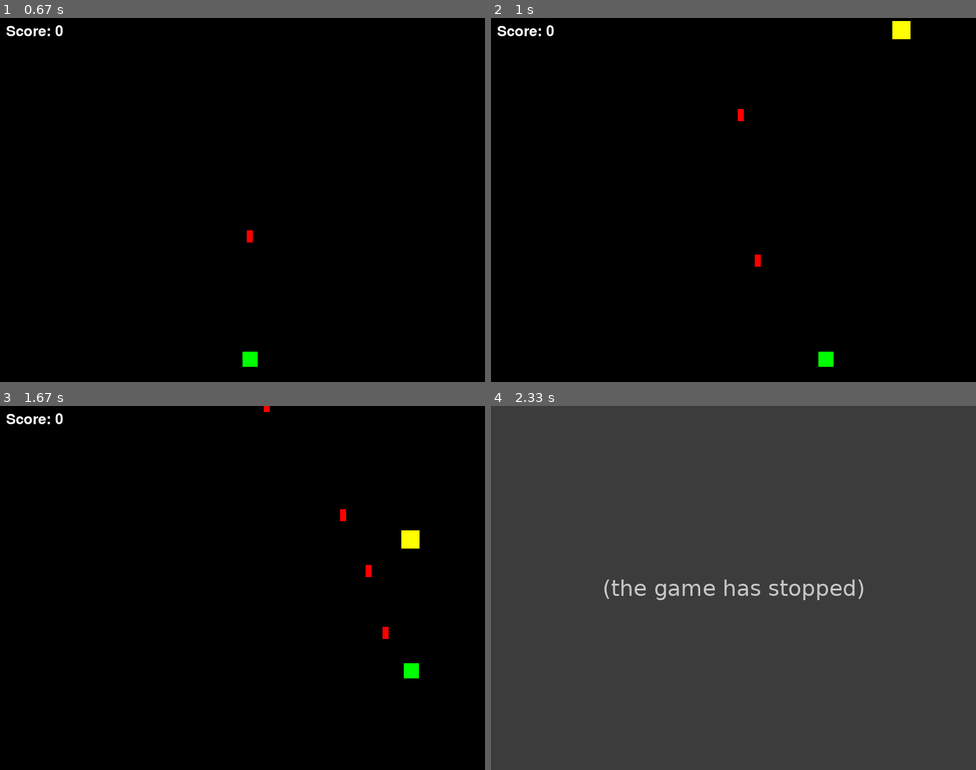
Above: before the commit, frames 1-4 (two rows, left to right).
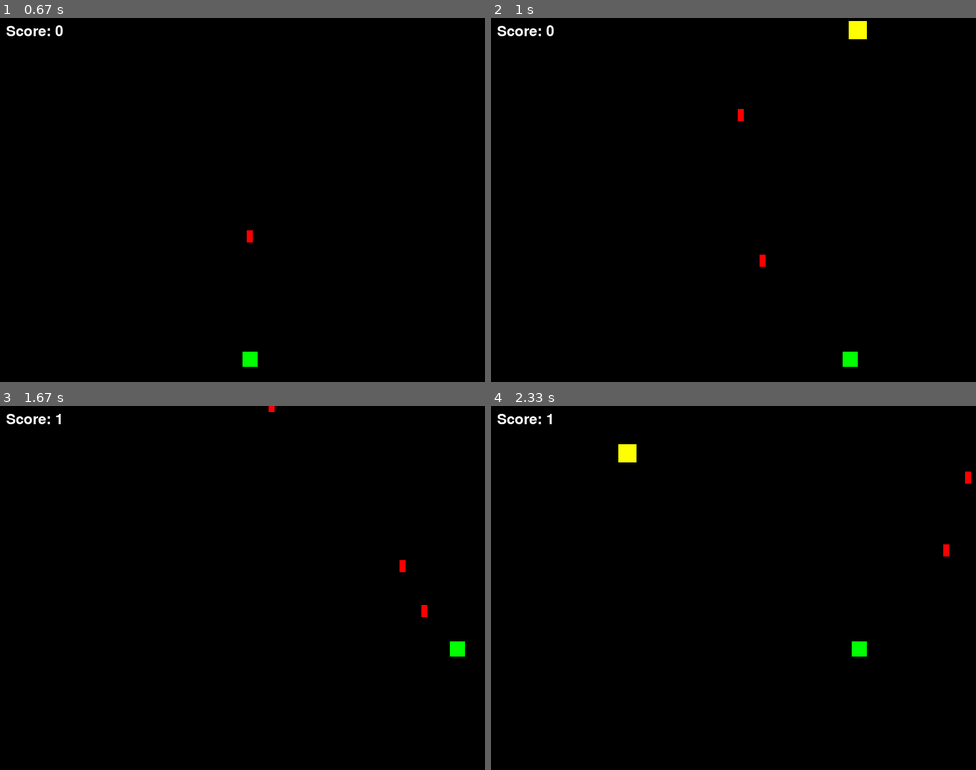
Above: after the commit, the same moments.

Repository: Relayn/OB05_pygame
Game: pygame game, started from main.py
Same seed, same stepped clock (60 frames per second), same inputs: the game is played once before the commit and once after it.
Inputs:
- Up to frame 1 (0.67 s): tap Space at 0.33 s
- Up to frame 2 (1 s): hold Right from 0.67 s (still down); tap Space at 0.73 s
- Up to frame 3 (1.67 s): tap Space at 1.03, 1.23, 1.57 s; release Right at 1.13 s; hold Up 1.17-1.47 s; hold Right from 1.5 s (still down)
- Up to frame 4 (2.33 s): tap Space at 1.87, 2.07 s; release Right at 1.97 s; hold Left from 2 s (still down)

Frame 1 is identical in both runs. In frame 2, 0.7% of the frame differs, in the area x 54-87%, y 0-96%; in frame 3, 0.7%; in frame 4, 100%, in the area x 0-100%, y 0-100%.
Before the commit the program exited at 2.3 s; later frames show no game.

Commit message:
add sound of hit and shoot
Добавил в код звуки попадания и выстрела, а также файлы этих звуков.

Diff:
--- a/main.py
+++ b/main.py
@@ -19,15 +19,17 @@
 # Частота обновления
 clock = pygame.time.Clock()
 
+# Звуки
+shoot_sound = pygame.mixer.Sound("shoot.wav")
+hit_sound = pygame.mixer.Sound("hit.wav")
 
 class Player:
     """Класс для управления игроком."""
-
     def __init__(self, x: int, y: int) -> None:
         self.x = x
         self.y = y
         self.size = 25  # Размер квадрата игрока
-        self.speed = 7
+        self.speed = 9
 
     def move(self, keys: pygame.key.ScancodeWrapper) -> None:
         if keys[pygame.K_w] or keys[pygame.K_UP]:
@@ -46,12 +48,7 @@
         pygame.draw.rect(surface, PLAYER_COLOR, (self.x, self.y, self.size, self.size))
 
     def shoot(self) -> pygame.Rect:
-        """
-        Создает пулю, вылетающую из центра игрока.
-
-        Returns:
-            pygame.Rect: Прямоугольник, представляющий пулю.
-        """
+        """Создает пулю, вылетающую из центра игрока."""
         bullet_x = self.x + self.size // 2 - 5  # Центр игрока
         bullet_y = self.y  # Пуля вылетает сверху
         return pygame.Rect(bullet_x, bullet_y, 10, 20)  # Размер пули
@@ -59,7 +56,6 @@
 
 class Bullet:
     """Класс для управления пулями."""
-
     def __init__(self, rect: pygame.Rect) -> None:
         self.rect = rect
         self.speed = 10  # Скорость пули
@@ -75,7 +71,6 @@
 
 class Enemy:
     """Класс для управления врагами."""
-
     def __init__(self, x: int, y: int) -> None:
         self.rect = pygame.Rect(x, y, 30, 30)  # Размер врага
         self.speed = random.randint(2, 5)  # Случайная скорость врага
@@ -89,78 +84,103 @@
         pygame.draw.rect(surface, (255, 255, 0), self.rect)  # Желтый цвет врага
 
 
+def display_score(surface: pygame.Surface, score: int) -> None:
+    """Отображает текущий счет на экране."""
+    font = pygame.font.Font(None, 36)
+    score_text = font.render(f"Score: {score}", True, WHITE)
+    surface.blit(score_text, (10, 10))
+
+
+def game_over_screen() -> str:
+    """Отображает экран Game Over и обрабатывает выбор игрока."""
+    font = pygame.font.Font(None, 74)
+    small_font = pygame.font.Font(None, 36)
+
+    while True:
+        screen.fill(BLACK)
+        text = font.render("Game Over", True, WHITE)
+        restart_text = small_font.render("Press R to Restart", True, WHITE)
+        quit_text = small_font.render("Press Q to Quit", True, WHITE)
+
+        screen.blit(text, (WINDOW_WIDTH // 2 - text.get_width() // 2, 200))
+        screen.blit(restart_text, (WINDOW_WIDTH // 2 - restart_text.get_width() // 2, 300))
+        screen.blit(quit_text, (WINDOW_WIDTH // 2 - quit_text.get_width() // 2, 350))
+
+        pygame.display.flip()
+
+        for event in pygame.event.get():
+            if event.type == pygame.QUIT:
+                pygame.quit()
+                sys.exit()
+            if event.type == pygame.KEYDOWN:
+                if event.key == pygame.K_r:
+                    return "restart"
+                if event.key == pygame.K_q:
+                    pygame.quit()
+                    sys.exit()
+
+
 def main():
     """Главная функция игры."""
-    # Создаем игрока
     player = Player(WINDOW_WIDTH // 2, WINDOW_HEIGHT - 50)
-    bullets = []  # Список для хранения пуль
-    enemies = []  # Список для хранения врагов
-    enemy_spawn_timer = 0  # Таймер для появления врагов
-    score = 0  # Переменная для подсчета очков
-
-    # Настройки шрифта для отображения счета
-    font = pygame.font.SysFont(None, 36)
+    bullets = []
+    enemies = []
+    enemy_spawn_timer = 0
+    score = 0  # Счет игры
 
     running = True
     while running:
-        # Обработка событий
         for event in pygame.event.get():
             if event.type == pygame.QUIT:
                 running = False
             if event.type == pygame.KEYDOWN:
-                if event.key == pygame.K_SPACE:  # Стрельба при нажатии пробела
+                if event.key == pygame.K_SPACE:  # Стрельба
                     bullets.append(Bullet(player.shoot()))
+                    shoot_sound.play()
 
-        # Получаем состояние клавиш
         keys = pygame.key.get_pressed()
-
-        # Обновление логики
         player.move(keys)
 
-        # Обновляем таймер появления врагов
+        # Таймер врагов
         enemy_spawn_timer += 1
-        if enemy_spawn_timer >= 60:  # Каждые 60 кадров появляется враг
-            x_position = random.randint(0, WINDOW_WIDTH - 30)  # Случайная позиция
-            enemies.append(Enemy(x_position, 0))
+        if enemy_spawn_timer >= 60:
+            enemies.append(Enemy(random.randint(0, WINDOW_WIDTH - 30), 0))
             enemy_spawn_timer = 0
 
         # Обновление врагов
         for enemy in enemies[:]:
             enemy.update()
-            if enemy.rect.top > WINDOW_HEIGHT:  # Удаляем врагов, если они выходят за экран
+            if enemy.rect.top > WINDOW_HEIGHT:
                 enemies.remove(enemy)
-            if enemy.rect.colliderect(player.x, player.y, player.size, player.size):
-                running = False  # Завершаем игру, если враг касается игрока
+            if enemy.rect.colliderect(pygame.Rect(player.x, player.y, player.size, player.size)):
+                if game_over_screen() == "restart":
+                    main()
+                else:
+                    running = False
 
         # Обновление пуль
         for bullet in bullets[:]:
             bullet.update()
-            if bullet.rect.bottom < 0:  # Удаляем пулю, если она вышла за верх экрана
+            if bullet.rect.bottom < 0:
                 bullets.remove(bullet)
 
-            # Проверяем столкновения пуль с врагами
             for enemy in enemies[:]:
-                if bullet.rect.colliderect(enemy.rect):  # Столкновение
-                    enemies.remove(enemy)  # Удаляем врага
-                    bullets.remove(bullet)  # Удаляем пулю
-                    score += 1  # Увеличиваем счет
+                if bullet.rect.colliderect(enemy.rect):
+                    enemies.remove(enemy)
+                    bullets.remove(bullet)
+                    hit_sound.play()
+                    score += 1  # Увеличение счета
                     break
 
         # Отрисовка
-        screen.fill(BLACK)  # Очищаем экран
-        player.draw(screen)  # Рисуем игрока
-        for bullet in bullets:  # Рисуем все активные пули
+        screen.fill(BLACK)
+        player.draw(screen)
+        for bullet in bullets:
             bullet.draw(screen)
-        for enemy in enemies:  # Рисуем всех врагов
+        for enemy in enemies:
             enemy.draw(screen)
-
-        # Отображение счета
-        score_text = font.render(f"Score: {score}", True, WHITE)
-        screen.blit(score_text, (10, 10))
-
-        pygame.display.flip()  # Обновляем экран
-
-        # Ограничение FPS
+        display_score(screen, score)  # Отображение счета
+        pygame.display.flip()
         clock.tick(60)
 
     pygame.quit()
Not shown, added: hit.wav
Not shown, added: shoot.wav
